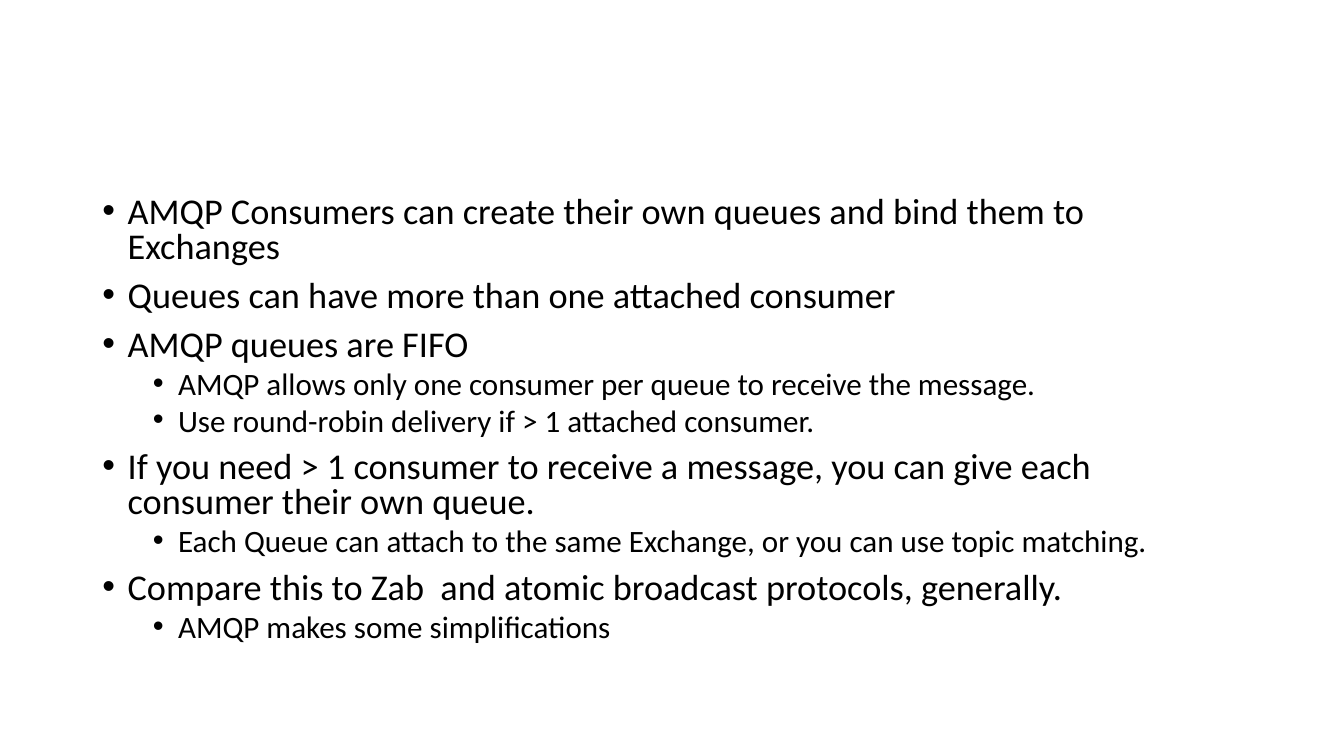
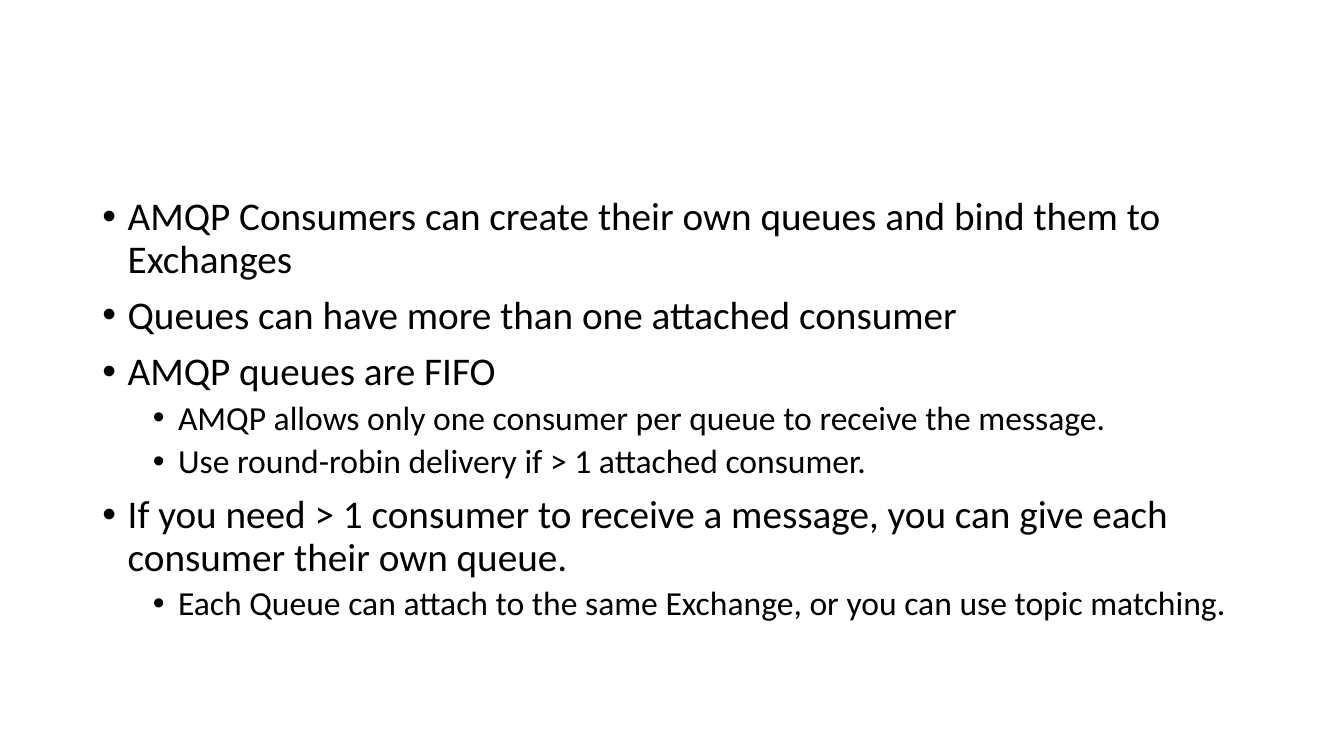
Before and after one commit to airavata-courses/airavata-courses.github.io, a slide deck: slide 12 of slides/CS649-Fall2017-MessagingAndMicroservices.pptx (slide 9 before the commit). Drawn at 1344x756 pixels with LibreOffice and Linux fonts; fonts in the diff are those of the drawing. Boxes give left, top, right and bottom in pixels: in the first picture for what was removed or moved away, otherwise in the second. Text is boxed around its words. In the diff, an @@ line names an element or a change of style, - is before the commit and + after.

```diff
--- a/slides/CS649-Fall2017-MessagingAndMicroservices.pptx
+++ b/slides/CS649-Fall2017-MessagingAndMicroservices.pptx
@@ text "AMQP Consumers can create their ..." at (93, 187, 1252, 666): size 25.9 to 28 pt in "AMQP Consumers can create their own queues ...", "Queues can have more than one attached ...", "AMQP queues are FIFO", "If you need > 1 consumer to ..."; size 22.2 to 24 pt in "AMQP allows only one consumer per queue ...", "Use round-robin delivery if > 1 attached ...", "Each Queue can attach to the same ..."; line spacing 0.8 to 0.9 @@
@@ text at (128, 574, 1062, 643): paragraphs removed @@
-• Compare this to Zab and atomic broadcast protocols, generally.
-  • AMQP makes some simplifications
```
Also in this commit, not shown: 4 other slides changed, 4 slides added, 1 slide removed, 1 other file.
